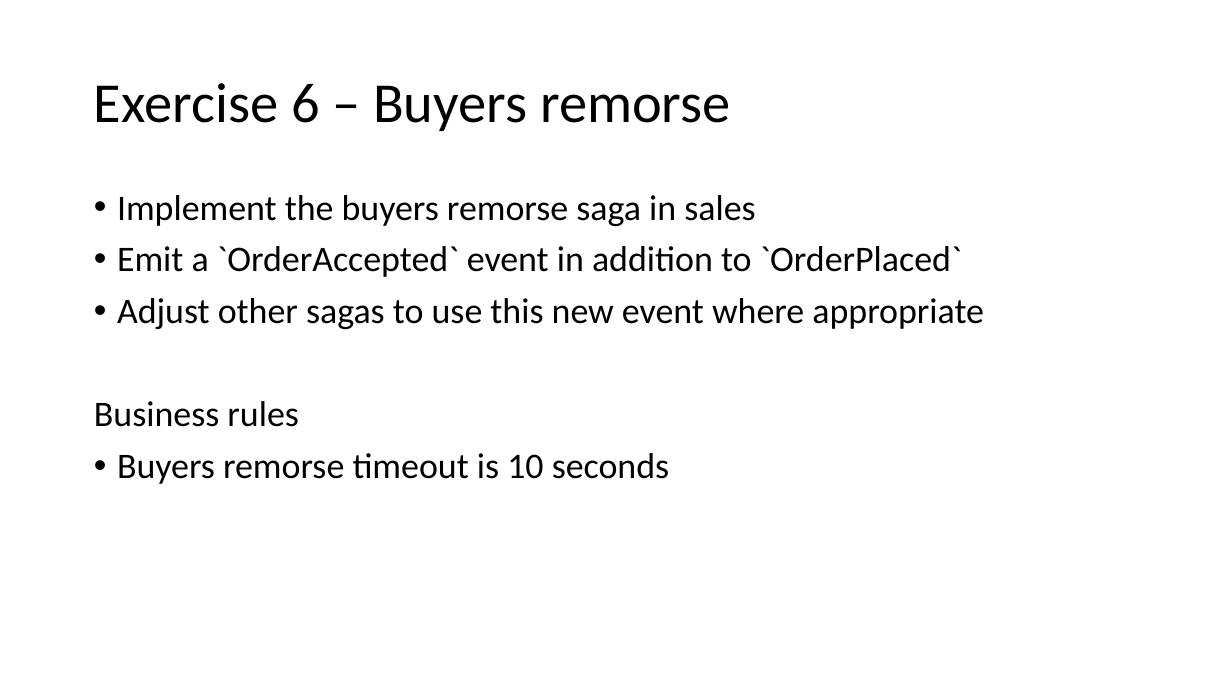
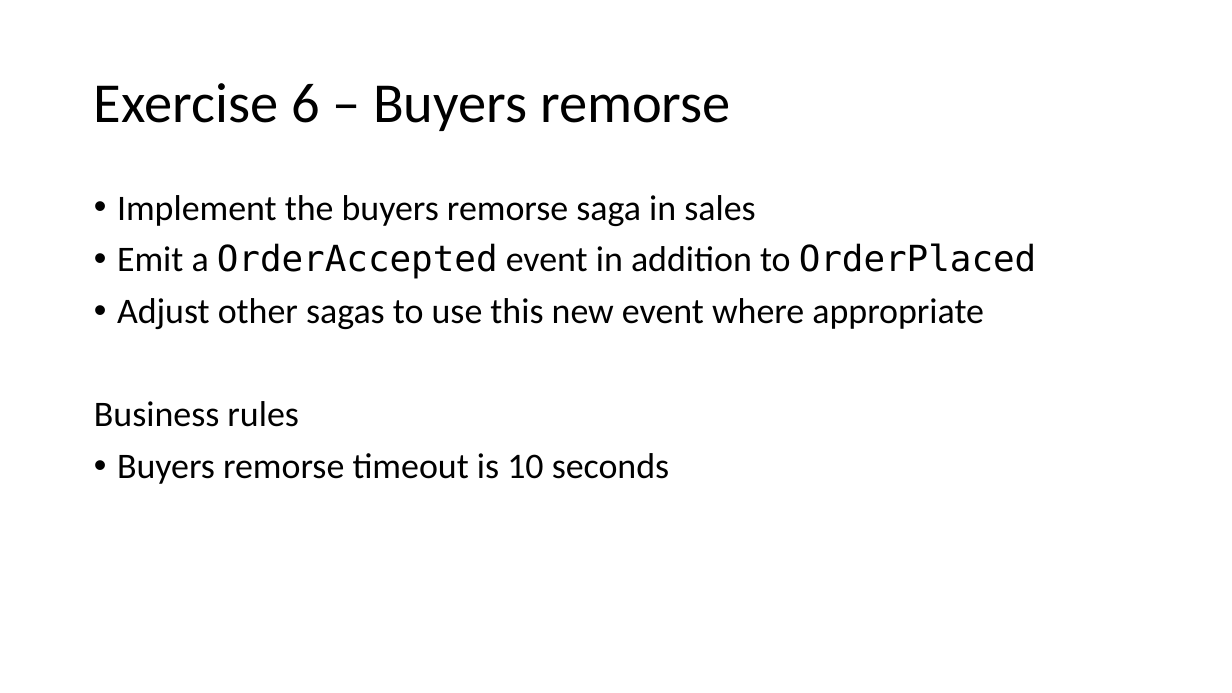
Before and after one commit to Particular/SagaMasterClass, a slide deck: slide 77 of SagaMasterClass.pptx. Drawn at 1232x693 pixels with LibreOffice and Linux fonts; fonts in the diff are those of the drawing. Boxes give left, top, right and bottom in pixels: in the first picture for what was removed or moved away, otherwise in the second. Text is boxed around its words. In the diff, an @@ line names an element or a change of style, - is before the commit and + after.

```diff
--- a/SagaMasterClass.pptx
+++ b/SagaMasterClass.pptx
@@ text at (117, 243, 1037, 279): text changed; font Calibri to DejaVu Sans Mono @@
-• Emit a `OrderAccepted` event in addition to `OrderPlaced`
+• Emit a OrderAccepted event in addition to OrderPlaced
```
Also in this commit, not shown: 1 other slide changed.
